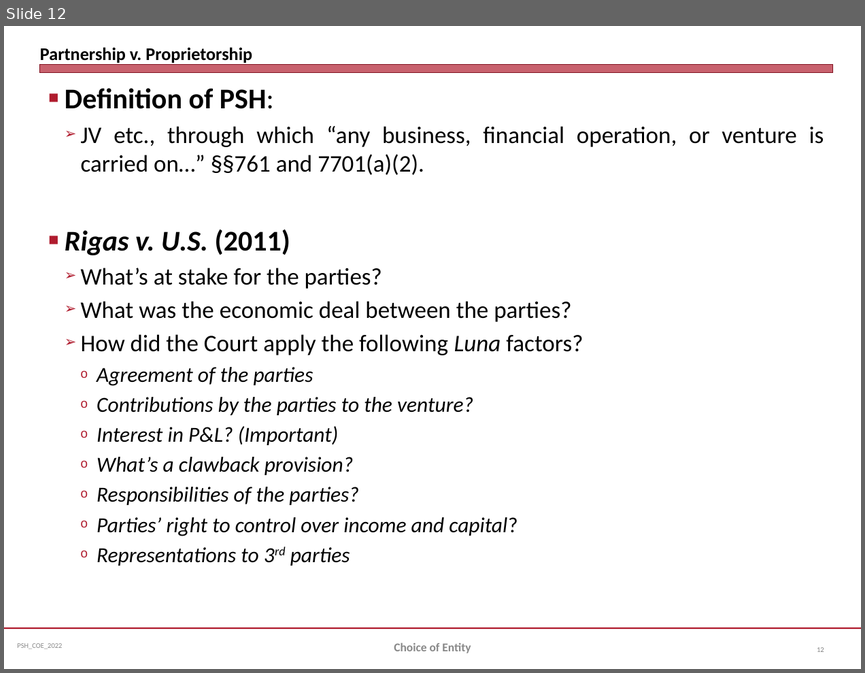
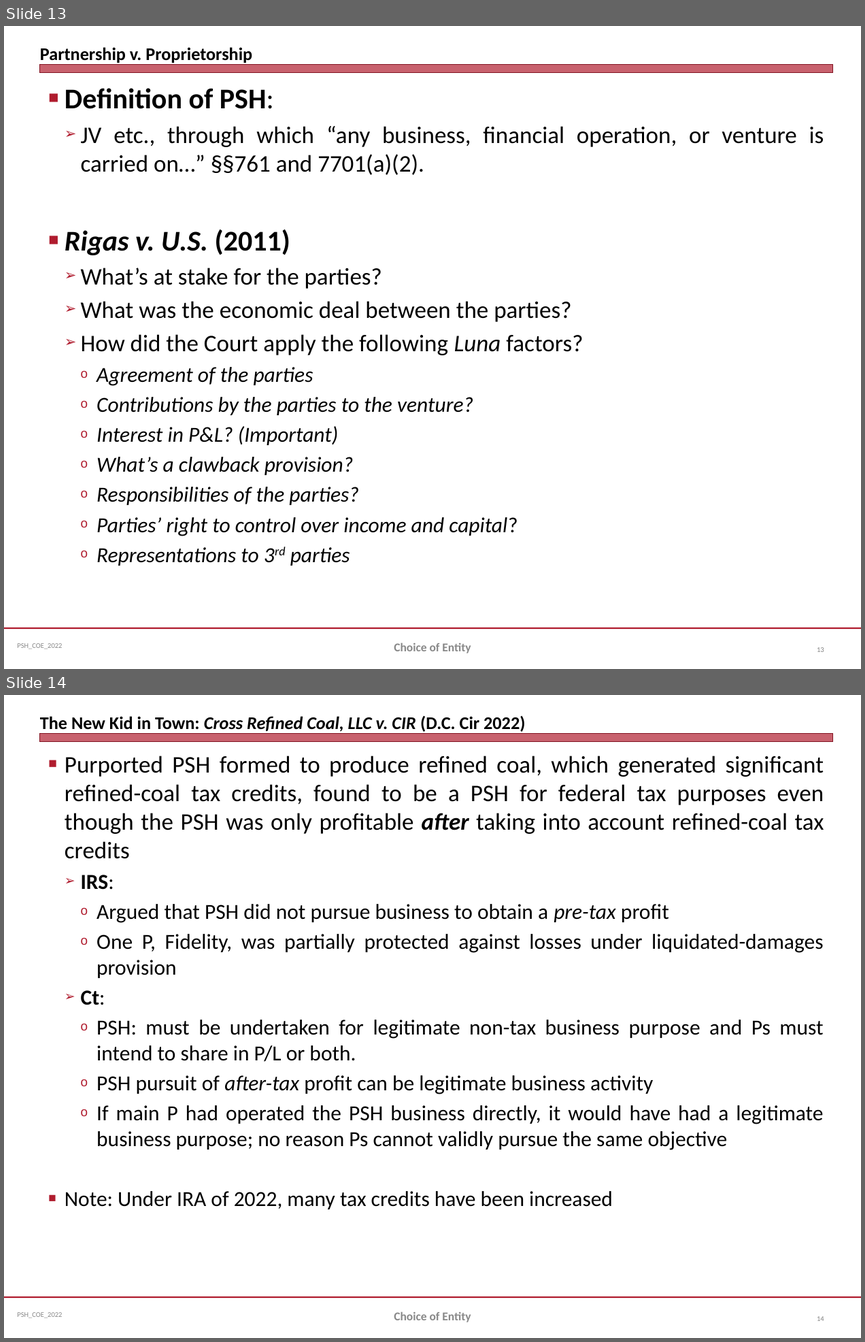
Before and after one commit to jmc877/Partnership-Tax, a slide deck: slides/PSH_COEntity_2022.pptx. Shown one above the other, each under a label of ours: slide 12 before the commit, slides 13 and 14 after it. The pictures are 865x673 and 865x1342 pixels, drawn with LibreOffice and Linux fonts; fonts in the diff are those of the drawing. Boxes give left, top, right and bottom in pixels: in the first picture for what was removed or moved away, otherwise in the second. Text is boxed around its words. In the diff, an @@ line names an element or a change of style, - is before the commit and + after.

```diff
--- a/slides/PSH_COEntity_2022.pptx
+++ b/slides/PSH_COEntity_2022.pptx
@@ slide 14 added at (4, 695, 861, 1338), background #FFFFFF; not listed: 3 template elements that a slide beside it also shows @@
@@ title added at (40, 715, 525, 734), 15 pt, text #000000, bold @@
+The New Kid in Town: Cross Refined Coal, LLC v. CIR (D.C. Cir 2022)
@@ text added at (65, 756, 824, 1209), 18 pt, text #000000 @@
+■ Purported PSH formed to produce refined coal, which generated significant refined-coal tax credits, found to be a PSH for federal tax purposes even though the PSH was only profitable after taking into account refined-coal tax credits
+  ➢ IRS:
+    o Argued that PSH did not pursue business to obtain a pre-tax profit
+    o One P, Fidelity, was partially protected against losses under liquidated-damages provision
+  ➢ Ct:
+    o PSH: must be undertaken for legitimate non-tax business purpose and Ps must intend to share in P/L or both.
+    o PSH pursuit of after-tax profit can be legitimate business activity
+    o If main P had operated the PSH business directly, it would have had a legitimate business purpose; no reason Ps cannot validly pursue the same objective
+■ Note: Under IRA of 2022, many tax credits have been increased
@@ text added at (394, 1312, 470, 1322), 10 pt, text #898989, bold @@
+Choice of Entity
@@ page number added at (817, 1316, 824, 1321), 6 pt, text #808080 @@
+14
@@ what was slide 12 is now slide 13 @@
```
Also in this commit, not shown: 6 slides changed, 1 other slide added, 3 other files.
